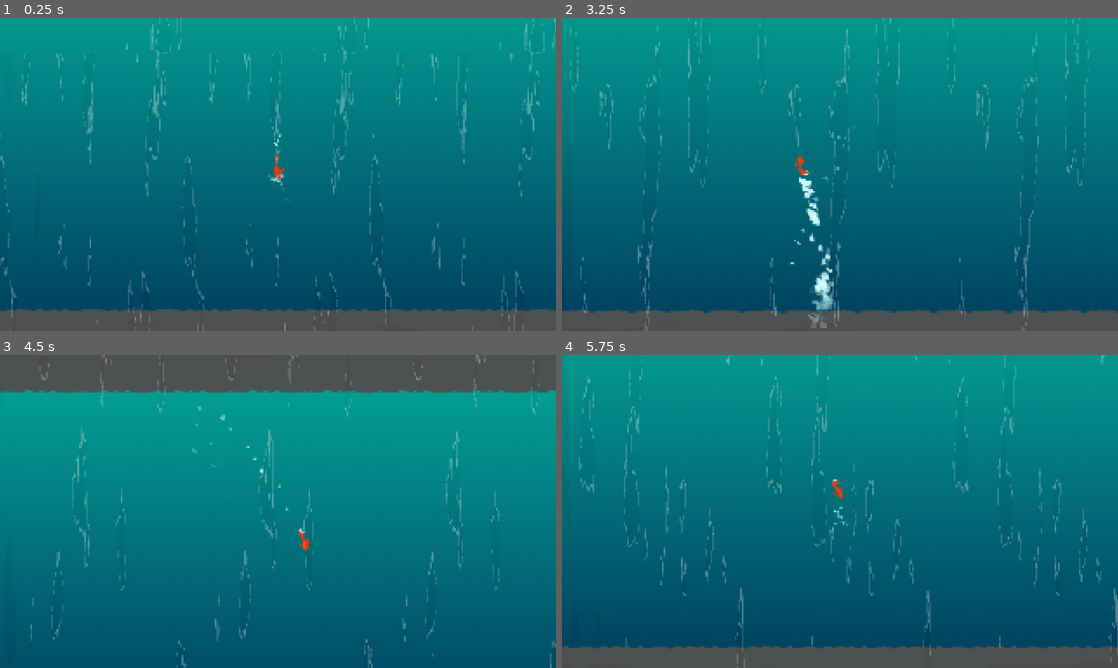
Above: before the commit, frames 1-4 (two rows, left to right).
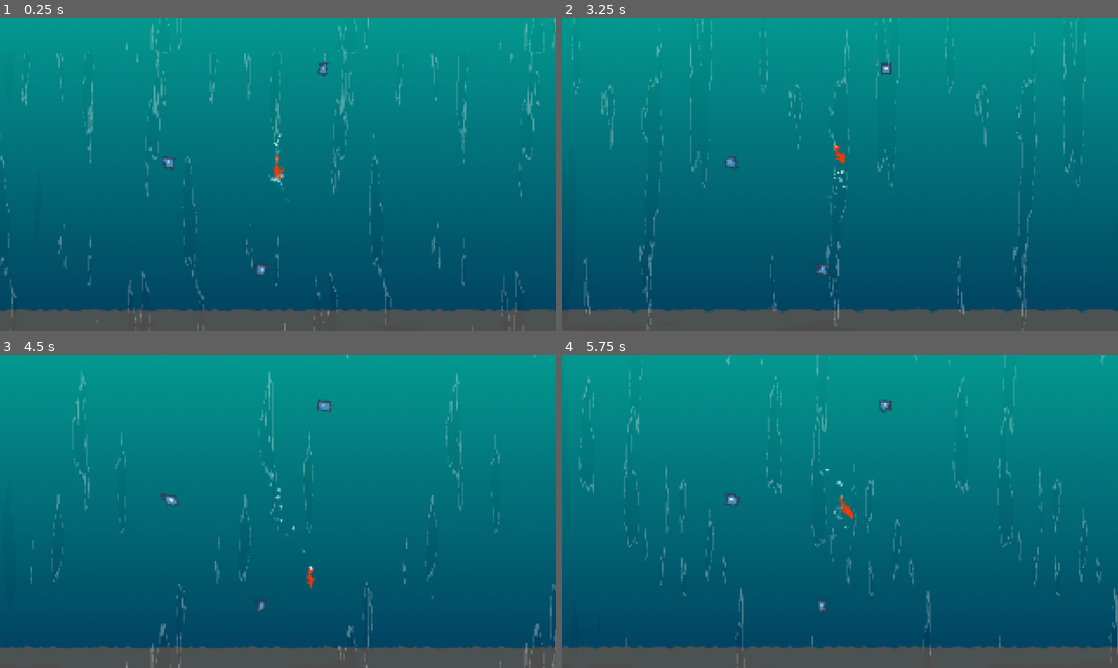
Above: after the commit, the same moments.

Repository: ojaskavathe/cascade
Game: Godot game, scene res://game.tscn
Same seed, same stepped clock (60 frames per second), same inputs: the game is played once before the commit and once after it. The engine's default icon, where the game draws it, is replaced by a stand-in: a white triangle on a blue panel in a dark square.
Inputs (mouse positions are in pixels of both pictures, inside the frame that each line leads up to):
- Up to frame 1 (0.25 s): no input
- Up to frame 2 (3.25 s): move the mouse to (962, 158) at 0.52 s; hold D (right) 0.53-2.03 s; tap Space (jump) at 0.77, 1.52, 3.02 s; move the mouse to (728, 190) at 1.27 s; move the mouse to (895, 105) at 2.02 s; hold A (left) 2.03-2.78 s; move the mouse to (812, 237) at 2.77 s; hold D (right) from 2.78 s (still down)
- Up to frame 3 (4.5 s): move the mouse to (444, 558) at 3.52 s; tap Space (jump) at 3.77 s; move the mouse to (111, 464) at 4.27 s; release D (right) at 4.28 s; hold A (left) from 4.28 s (still down)
- Up to frame 4 (5.75 s): tap Space (jump) at 4.52 s; move the mouse to (867, 511) at 5.02 s; release A (left) at 5.03 s; hold D (right) from 5.03 s (still down)

The runs differ from the first frame. In frame 1, 0.2% of the frame differs, in the area x 29-60%, y 13-83%; in frame 2, 5.3%; in frame 3, 22%, in the area x 0-100%, y 0-100%; in frame 4, 0.5%.

Commit message:
Hitboxes

Diff:
--- a/entity/object/jump_point.tscn
+++ b/entity/object/jump_point.tscn
@@ -1,12 +1,18 @@
-[gd_scene load_steps=2 format=3 uid="uid://v743cd1td7ir"]
+[gd_scene load_steps=3 format=3 uid="uid://v743cd1td7ir"]
+
+[ext_resource type="Texture2D" uid="uid://7iiqobfrmtqd" path="res://icon.svg" id="1_jbrf6"]
 
 [sub_resource type="CircleShape2D" id="CircleShape2D_bi3ns"]
-radius = 32.0
+radius = 36.0
 
 [node name="JumpPoint" type="Area2D" groups=["jump_point"]]
 
 [node name="CollisionShape2D" type="CollisionShape2D" parent="."]
 shape = SubResource("CircleShape2D_bi3ns")
 
+[node name="Icon" type="Sprite2D" parent="."]
+scale = Vector2(0.2, 0.2)
+texture = ExtResource("1_jbrf6")
+
 [connection signal="body_entered" from="." to="." method="_on_body_entered"]
 [connection signal="body_exited" from="." to="." method="_on_body_exited"]
--- a/entity/player/player.tscn
+++ b/entity/player/player.tscn
@@ -7,7 +7,7 @@
 radius = 8.0
 
 [sub_resource type="CircleShape2D" id="CircleShape2D_4pluf"]
-radius = 64.0
+radius = 36.0
 
 [sub_resource type="Gradient" id="Gradient_wsqn7"]
 offsets = PackedFloat32Array(0)
@@ -34,6 +34,7 @@
 position = Vector2(0, -32)
 
 [node name="CollisionShape2D2" type="CollisionShape2D" parent="JumpPointDetect"]
+scale = Vector2(1, 1.00635)
 shape = SubResource("CircleShape2D_4pluf")
 
 [node name="PlayerModel" parent="." instance=ExtResource("2_qx60d")]
--- a/entity/waterfall/waterfall.tscn
+++ b/entity/waterfall/waterfall.tscn
@@ -17,7 +17,7 @@
 [sub_resource type="ShaderMaterial" id="ShaderMaterial_jwthj"]
 shader = ExtResource("1_5ls27")
 shader_parameter/scale = Vector2(5, 5)
-shader_parameter/zoom = 0.561231
+shader_parameter/zoom = 0.749154
 shader_parameter/gap_stretch = Vector2(0.8, 0.05)
 shader_parameter/refraction_stretch = Vector2(2, 0.8)
 shader_parameter/refraction_strength = 0.015
--- a/game.tscn
+++ b/game.tscn
@@ -10,11 +10,11 @@
 
 [sub_resource type="WorldBoundaryShape2D" id="WorldBoundaryShape2D_oy5lq"]
 normal = Vector2(1, 0)
-distance = -320.0
+distance = -480.0
 
 [sub_resource type="WorldBoundaryShape2D" id="WorldBoundaryShape2D_iw3p7"]
 normal = Vector2(-1, 0)
-distance = -320.0
+distance = -480.0
 
 [sub_resource type="ShaderMaterial" id="ShaderMaterial_0v5xe"]
 shader = ExtResource("5_pfusk")
@@ -80,6 +80,7 @@
 anchor_bottom = 1.0
 grow_horizontal = 2
 grow_vertical = 2
+metadata/_edit_use_anchors_ = true
 
 [node name="Sprite2D" type="Sprite2D" parent="."]
 z_index = -5
